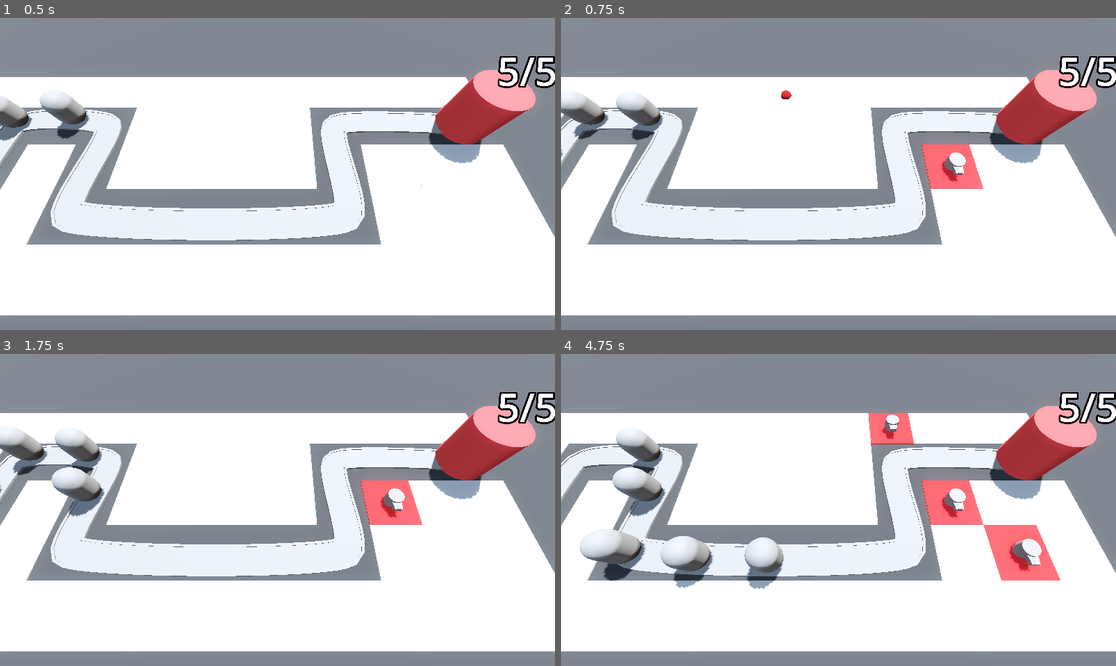
Above: before the commit, frames 1-4 (two rows, left to right).
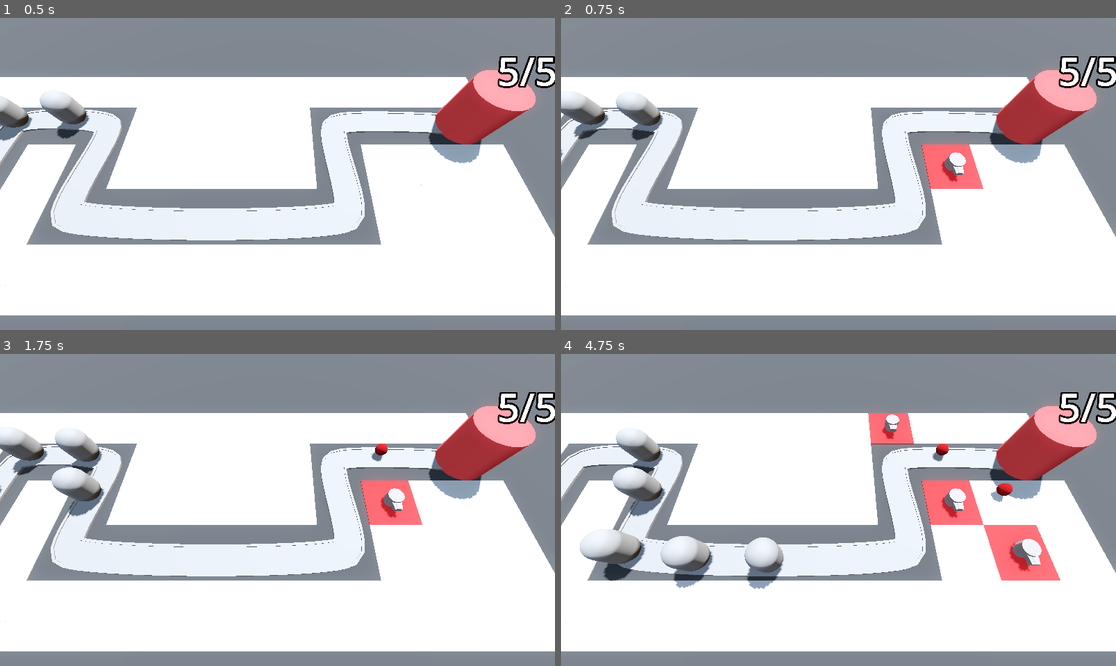
Above: after the commit, the same moments.

Repository: cosmo-the-deer/Barbarian-Blaster
Game: Godot game, scene res://BaseLevel.tscn
Two runs of this game, one before a commit and one after it. Both use one fixed random seed, a clock stepped at 60 frames per second and the inputs below.
Inputs (mouse positions are in pixels of both pictures, inside the frame that each line leads up to):
- Up to frame 1 (0.5 s): no input
- Up to frame 2 (0.75 s): move the mouse to (960, 158) at 0.52 s; press the mouse at (960, 158) at 0.53 s
- Up to frame 3 (1.75 s): move the mouse to (166, 525) at 1.27 s; release the mouse at (166, 525) at 1.28 s; click (166, 525) at 1.35 s
- Up to frame 4 (4.75 s): move the mouse to (894, 441) at 2.02 s; press the mouse at (894, 441) at 2.03 s; move the mouse to (810, 572) at 2.77 s; release the mouse at (810, 572) at 2.78 s; click (810, 572) at 2.85 s; move the mouse to (1005, 556) at 3.52 s; press the mouse at (1005, 556) at 3.53 s; move the mouse to (672, 463) at 4.27 s; release the mouse at (672, 463) at 4.28 s; click (672, 463) at 4.35 s

Frame 1 is identical in both runs. In frame 2, less than 0.1% of the frame differs, in the area x 39-42%, y 23-27%; in frame 3, 0.1%; in frame 4, 0.3%, in the area x 66-82%, y 28-48%.

Commit message:
Introducing Timers

Diff:
--- a/Turret/projectile.gd
+++ b/Turret/projectile.gd
@@ -6,3 +6,7 @@
 
 func _physics_process(delta: float) -> void:
 	position += direction * speed * delta
+
+
+func _on_timer_timeout() -> void:
+	queue_free()
--- a/Turret/projectile.tscn
+++ b/Turret/projectile.tscn
@@ -19,3 +19,10 @@
 
 [node name="CollisionShape3D" type="CollisionShape3D" parent="."]
 shape = SubResource("SphereShape3D_3nq0t")
+
+[node name="Timer" type="Timer" parent="."]
+wait_time = 2.0
+one_shot = true
+autostart = true
+
+[connection signal="timeout" from="Timer" to="." method="_on_timer_timeout"]
--- a/Turret/turret.gd
+++ b/Turret/turret.gd
@@ -1,7 +1,10 @@
 extends Node3D
 
 @export var projectile: PackedScene
+@onready var barrel_middle: MeshInstance3D = $TurretBase/TurretTop/BarrelMiddle
 
-func _ready() -> void:
+
+func _on_timer_timeout() -> void:
 	var shot = projectile.instantiate()
 	add_child(shot)
+	shot.global_position = barrel_middle.global_position
--- a/Turret/turret.tscn
+++ b/Turret/turret.tscn
@@ -45,3 +45,8 @@
 transform = Transform3D(0.990268, 0, 0.139173, -0.139173, -4.37114e-08, 0.990268, 6.08345e-09, -1, -4.3286e-08, -0.2, -0.20756, 0.00205231)
 mesh = SubResource("BoxMesh_ttsi1")
 skeleton = NodePath("../../..")
+
+[node name="Timer" type="Timer" parent="."]
+autostart = true
+
+[connection signal="timeout" from="Timer" to="." method="_on_timer_timeout"]
